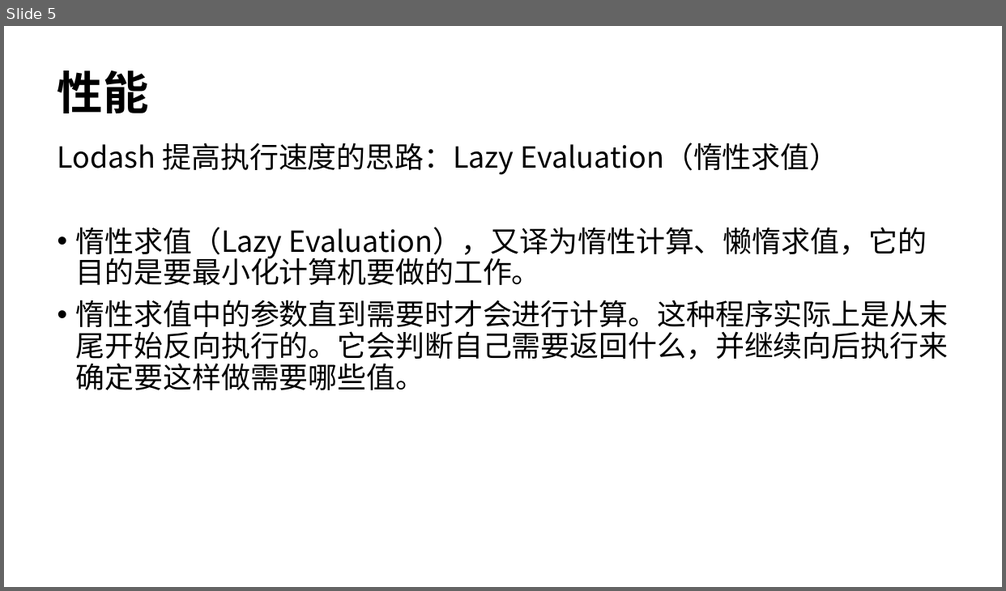
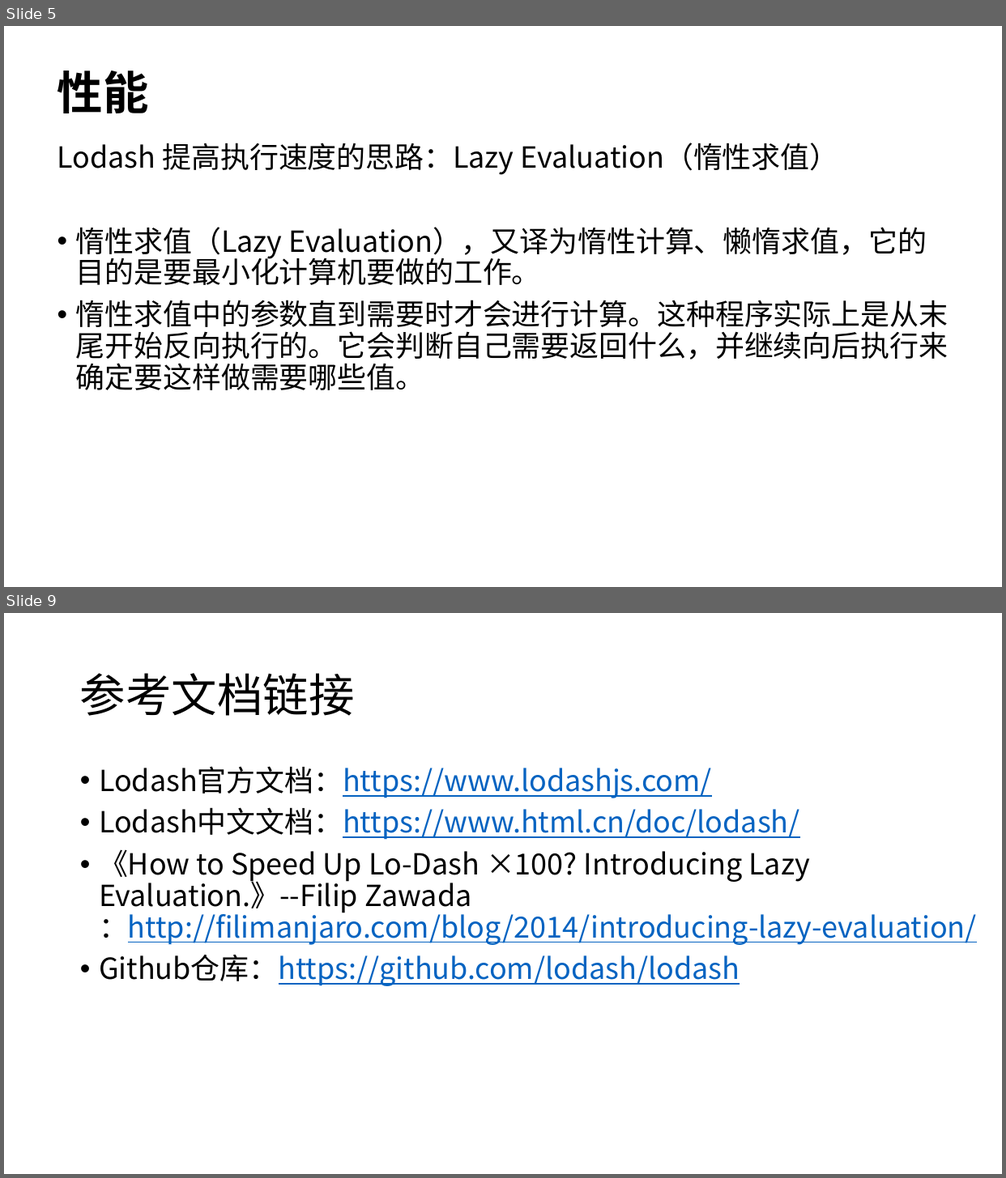
Before and after one commit to heqianyaoyiyao/ag-echarts, a slide deck: my-app/Lodash.pptx. Shown one above the other, each under a label of ours: slide 5 before the commit, slides 5 and 9 after it; the slides between them are not shown. The pictures are 1006x591 and 1006x1178 pixels, drawn with LibreOffice and Linux fonts; fonts in the diff are those of the drawing. Boxes give left, top, right and bottom in pixels: in the first picture for what was removed or moved away, otherwise in the second. Text is boxed around its words. In the diff, an @@ line names an element or a change of style, - is before the commit and + after.

```diff
--- a/my-app/Lodash.pptx
+++ b/my-app/Lodash.pptx
@@ slide 9 added at <box>4,613,1002,1174</box>, background #FFFFFF at 50% opacity @@
@@ title added at <box>80,673,355,716</box>, 44 pt, text #000000 @@
+参考文档链接
@@ text added at <box>99,766,977,986</box>, 28 pt, text #0563C1, underline @@
+• Lodash官方文档：https://www.lodashjs.com/
+• Lodash中文文档：https://www.html.cn/doc/lodash/
+• 《How to Speed Up Lo-Dash ×100? Introducing Lazy Evaluation.》--Filip Zawada ：http://filimanjaro.com/blog/2014/introducing-lazy-evaluation/
+• Github仓库：https://github.com/lodash/lodash
```
Also in this commit, not shown: 2 slides changed, 4 other slides added, 5 other files.
